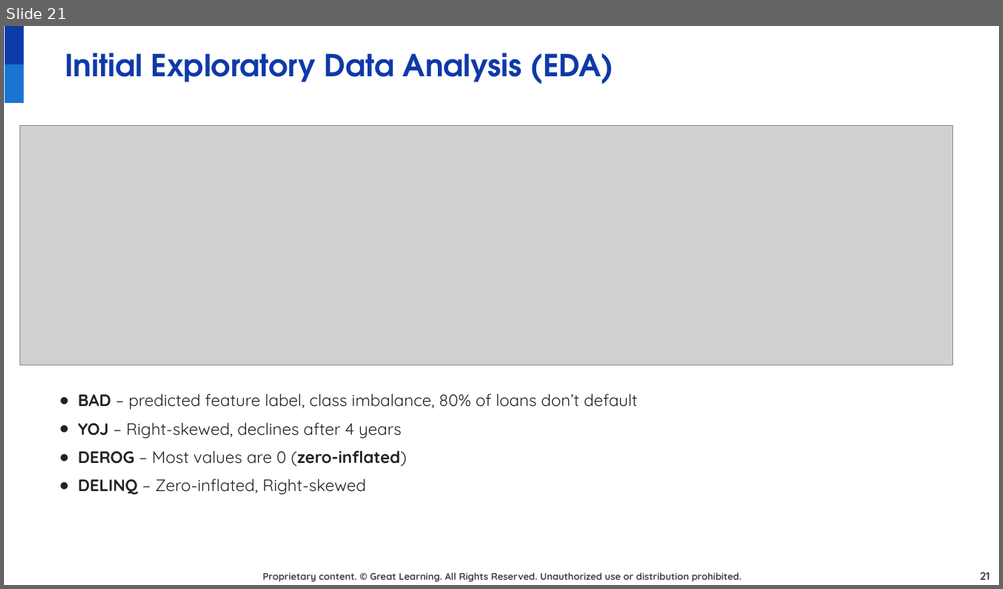
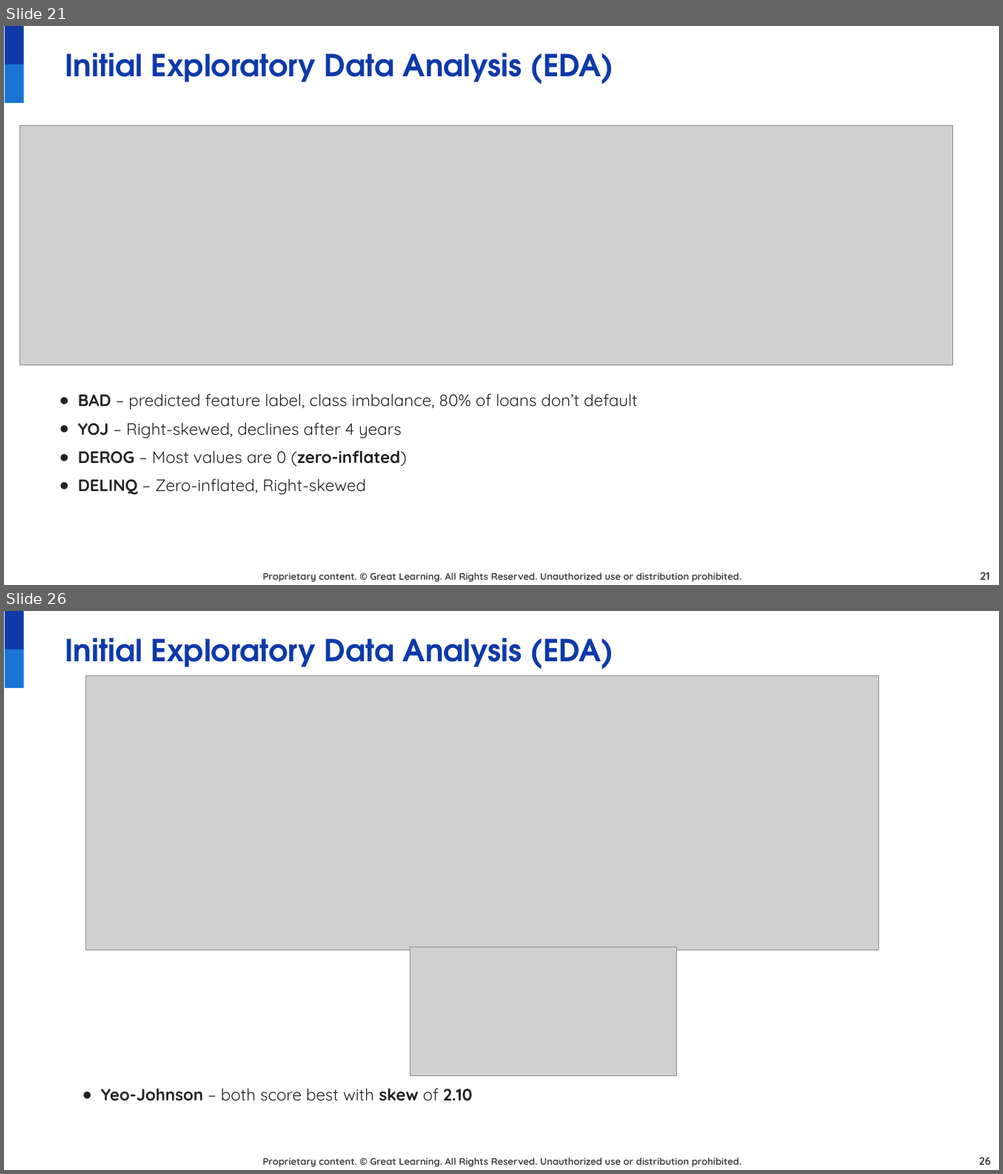
Before and after one commit to juanbucz/GreatLearning-TermProjects, a slide deck: Neural Networks - Loan Default/Loan Default Prediction Presentation - Business Interpretation - John Buczkowski.pptx. Shown one above the other, each under a label of ours: slide 21 before the commit, slides 21 and 26 after it; the slides between them are not shown. The pictures are 1003x589 and 1003x1174 pixels, drawn with LibreOffice and Linux fonts; fonts in the diff are those of the drawing; grey boxes stand for pictures; background and template pictures are left out. Boxes give left, top, right and bottom in pixels: in the first picture for what was removed or moved away, otherwise in the second. Text is boxed around its words. In the diff, an @@ line names an element or a change of style, - is before the commit and + after.

Commit message:
GL NN Loan Default Prediction Presentation - EDA - added Normalization analysis

```diff
--- a/Neural Networks - Loan Default/Loan Default Prediction Presentation - Business Interpretation - John Buczkowski.pptx
+++ b/Neural Networks - Loan Default/Loan Default Prediction Presentation - Business Interpretation - John Buczkowski.pptx
@@ slide 26 added at (x1=4, y1=611, x2=999, y2=1170), background #FFFFFF; not listed: 3 template elements that a slide beside it also shows @@
@@ text added at (x1=65, y1=638, x2=614, y2=669), 22 pt, text #0E39A9, bold @@
+Initial Exploratory Data Analysis (EDA)
@@ picture added at (x1=85, y1=675, x2=878, y2=950) @@
@@ picture added at (x1=410, y1=947, x2=677, y2=1076) @@
@@ text added at (x1=101, y1=1088, x2=472, y2=1102), 12 pt, text #222222 @@
+● Yeo-Johnson – both score best with skew of 2.10
@@ page number added at (x1=979, y1=1157, x2=990, y2=1165), 8 pt, text #434343, bold @@
+26
```
Also in this commit, not shown: 9 other slides added.
